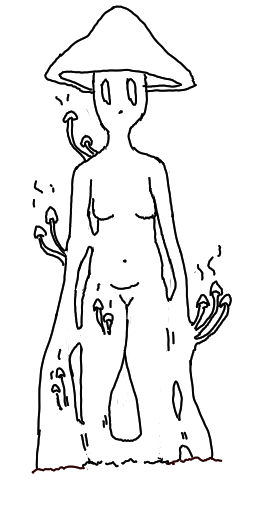
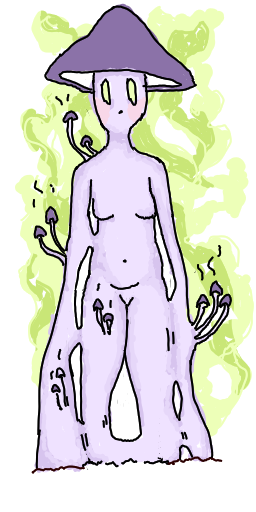
The second 256 × 512 image is a revision of the first. Changes to its layers:
added layer "Paint Layer 3" above "Paint Layer 4" over (15, 3, 254, 473)
added layer "Paint Layer 4" above "2" over (15, 3, 254, 448)
